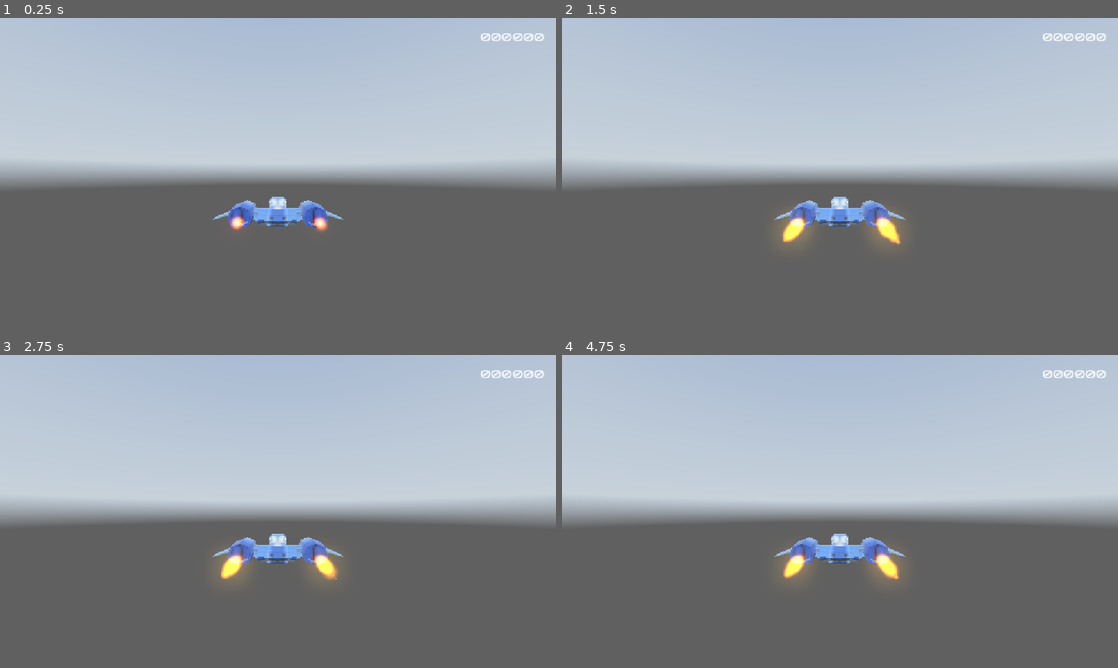
Above: before the commit, frames 1-4 (two rows, left to right).
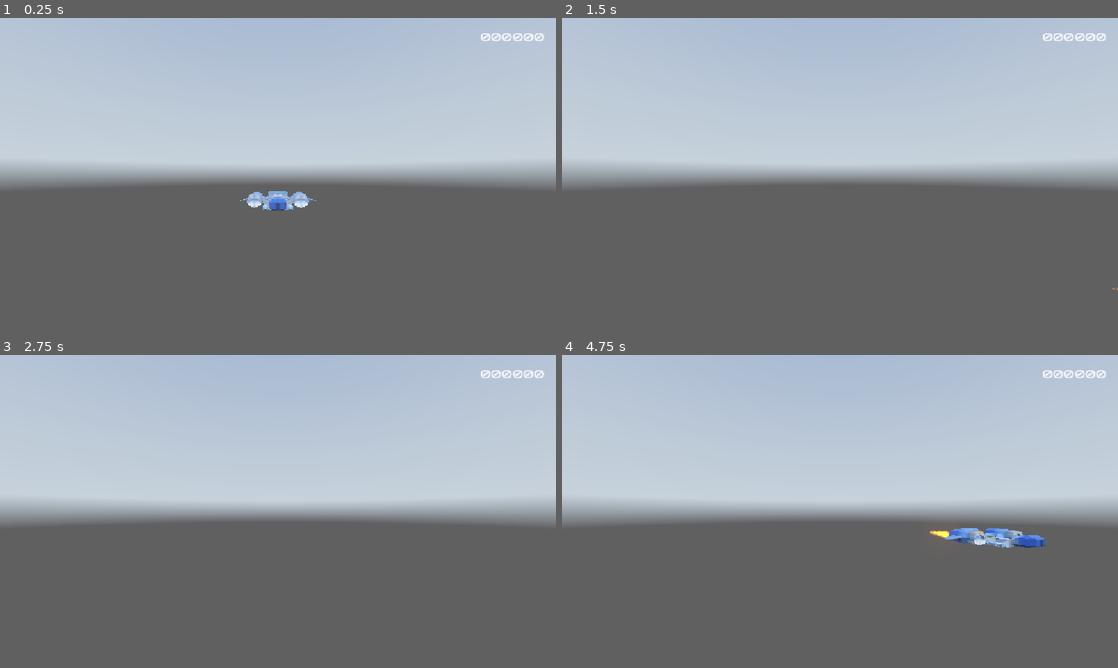
Above: after the commit, the same moments.

Repository: laisammy/space-shooters
Game: Godot game, scene res://Scenes/World/World.tscn
Same seed, same stepped clock (60 frames per second), same inputs: the game is played once before the commit and once after it. A sky picture missing from this copy of the repository is replaced by a grey-blue gradient.
Inputs (mouse positions are in pixels of both pictures, inside the frame that each line leads up to):
- Up to frame 1 (0.25 s): no input
- Up to frame 2 (1.5 s): tap Enter at 0.5 s; move the mouse to (962, 158) at 0.52 s; hold D (roll_right) 0.53-1.28 s; tap Alt at 0.6 s; click (962, 158) at 0.67 s; move the mouse to (728, 190) at 1.27 s; hold W (pitch_down) from 1.28 s (still down); tap Shift at 1.35 s
- Up to frame 3 (2.75 s): move the mouse to (333, 442) at 2.02 s; release W (pitch_down) at 2.03 s; hold D (roll_right) from 2.03 s (still down); tap Alt at 2.1 s
- Up to frame 4 (4.75 s): tap Space at 2.75 s; move the mouse to (812, 574) at 2.77 s; release D (roll_right) at 2.78 s; hold S (pitch_up) 2.78-3.53 s; tap Shift at 2.85, 4.35 s; click (812, 574) at 2.92 s; move the mouse to (1006, 558) at 3.52 s; hold A (roll_left) from 3.53 s (still down); tap Alt at 3.6 s; move the mouse to (673, 464) at 4.27 s

The runs differ from the first frame. In frame 1, 1.6% of the frame differs, in the area x 38-62%, y 55-69%; in frame 2, 1.9%; in frame 3, 1.8%; in frame 4, 2.7%, in the area x 38-87%, y 55-73%.

Commit message:
Add player scene and player movement

Diff:
--- a/Scenes/Player/Player.gd
+++ b/Scenes/Player/Player.gd
@@ -6,6 +6,29 @@
 
 const GROUP_PLAYER: String = "player"
 
+@export var flySpeed: float = 30.0
+@export var rollSpeed: float = 25.0
+@export var tiltSpeed: float = 20.0
+@export var maxTiltAngle: float = 20.0
+@export var maxRollAngle: float = 30.0
+
+@onready var pivot: Node3D = $pivot
 
 func _enter_tree() -> void:
 	add_to_group(GROUP_PLAYER)
+
+func _physics_process(delta: float) -> void:
+	var pitchInput = Input.get_axis("pitch_down", "pitch_up")
+	var rollInput = Input.get_axis("roll_left", "roll_right")
+
+	velocity.y = pitchInput * flySpeed
+	velocity.x = rollInput * flySpeed
+
+	move_and_slide()
+	updateShipRotation(rollInput, pitchInput, delta)
+
+func updateShipRotation(rollInput: float, pitchInput: float, delta: float) -> void:
+	var targetRoll = -rollInput * maxRollAngle
+	var targetPitch = pitchInput * maxTiltAngle
+	pivot.rotation_degrees.x = lerp(pivot.rotation_degrees.x, targetPitch, delta * tiltSpeed)
+	pivot.rotation_degrees.y = lerp(pivot.rotation_degrees.z, targetRoll, delta * rollSpeed)
--- a/Scenes/Player/Player.tscn
+++ b/Scenes/Player/Player.tscn
@@ -45,6 +45,7 @@
 shadow_mesh = SubResource("ArrayMesh_jg2e1")
 
 [node name="Player" type="CharacterBody3D" unique_id=854243993]
+motion_mode = 1
 script = ExtResource("1_s0eop")
 
 [node name="pivot" type="Node3D" parent="." unique_id=980764339]
--- a/Scenes/World/World.tscn
+++ b/Scenes/World/World.tscn
@@ -45,7 +45,7 @@
 [node name="GameUi" parent="." unique_id=130752423 instance=ExtResource("11_0d0er")]
 
 [node name="Camera3D" type="Camera3D" parent="." unique_id=1013444852]
-transform = Transform3D(1, 0, 0, 0, 1, 0, 0, 0, 1, 0, 1.5815778, 8.378622)
+transform = Transform3D(1, 0, 0, 0, 1, 0, 0, 0, 1, 0, 1.5815778, 12.378622)
 
 [node name="TestTimer" type="Timer" parent="." unique_id=251320546]
 wait_time = 3.0
